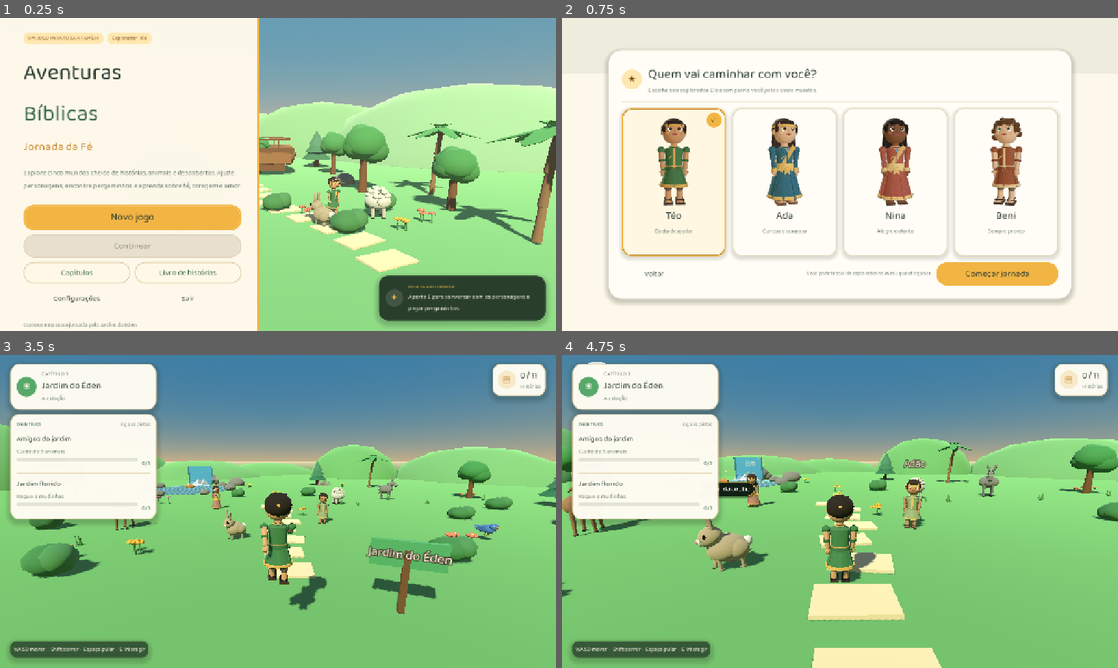
Above: before the commit, frames 1-4 (two rows, left to right).
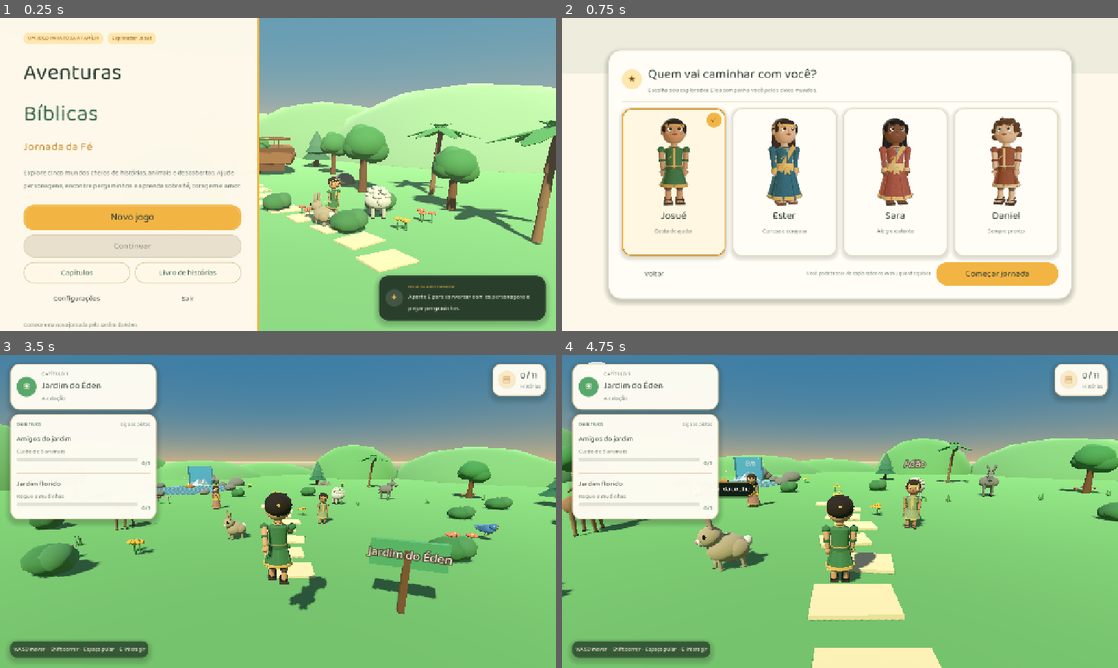
Above: after the commit, the same moments.

Repository: mateuscpa2026/aventuras-biblicas-jornada-da-fe
Game: Godot game, scene res://scenes/main.tscn
Two runs of this game, one before a commit and one after it. Both use one fixed random seed, a clock stepped at 60 frames per second and the inputs below. Sound files missing from this copy of the repository are replaced by a short silence.
Inputs (mouse positions are in pixels of both pictures, inside the frame that each line leads up to):
- Up to frame 1 (0.25 s): no input
- Up to frame 2 (0.75 s): click "Novo jogo" at 0.5 s
- Up to frame 3 (3.5 s): click "Começar jornada" at 1.25 s; click "Começar a explorar" at 2 s; tap Enter (ui_accept) at 2.75 s; move the mouse to (305, 511) at 2.77 s; hold W (move_forward) from 2.78 s (still down); hold E (interact) from 2.78 s (still down); click (305, 511) at 2.92 s; tap Space (jump) at 3.02, 3.32 s
- Up to frame 4 (4.75 s): keep holding W (move_forward); move the mouse to (812, 511) at 3.52 s; release E (interact) at 3.53 s; tap Shift (run) at 3.6 s; tap Space (jump) at 3.77, 4.07 s; move the mouse to (851, 505) at 4.27 s; click (851, 505) at 4.35 s

The runs differ from the first frame. In frame 1, less than 0.1% of the frame differs, in the area x 25-28%, y 4-9%; in frame 2, 0.2%, in the area x 17-83%, y 61-65%; in frame 3, less than 0.1%; in frame 4, nothing differs.

Commit message:
Exploradores com nomes bíblicos: Josué, Daniel, Ester e Sara
Mantém dois meninos e duas meninas, atualiza o chip do menu e os testes,
e documenta a escolha.

Diff:
--- a/scripts/player/player_looks.gd
+++ b/scripts/player/player_looks.gd
@@ -2,12 +2,12 @@
 ## Exploradores que a criança pode escolher para guiar a jornada.
 ## Cada visual usa o mesmo StylizedRig; nenhum recurso externo é necessário.
 
-const DEFAULT_ID := "teo"
+const DEFAULT_ID := "josue"
 
 const LOOKS := [
 	{
-		"id": "teo",
-		"name": "Téo",
+		"id": "josue",
+		"name": "Josué",
 		"tag": "Gosta de ajudar",
 		"colors": {
 			"skin": Color("#d9a273"),
@@ -25,8 +25,8 @@
 		},
 	},
 	{
-		"id": "ada",
-		"name": "Ada",
+		"id": "ester",
+		"name": "Ester",
 		"tag": "Curiosa e corajosa",
 		"colors": {
 			"skin": Color("#eec39c"),
@@ -45,8 +45,8 @@
 		},
 	},
 	{
-		"id": "nina",
-		"name": "Nina",
+		"id": "sara",
+		"name": "Sara",
 		"tag": "Alegre e atenta",
 		"colors": {
 			"skin": Color("#8d5b3c"),
@@ -65,8 +65,8 @@
 		},
 	},
 	{
-		"id": "beni",
-		"name": "Beni",
+		"id": "daniel",
+		"name": "Daniel",
 		"tag": "Sempre pronto",
 		"colors": {
 			"skin": Color("#f0c9a5"),
--- a/scripts/ui/main_menu.gd
+++ b/scripts/ui/main_menu.gd
@@ -52,7 +52,7 @@
 
 	var badge_row := UIKit.hbox(10)
 	badge_row.add_child(UIKit.badge("UM JOGO PARA TODA A FAMÍLIA", Color("#ffe7b0"), Color("#7a4f12"), 12))
-	_explorer_button = _chip("Explorador: Téo")
+	_explorer_button = _chip("Explorador: " + PlayerLooks.name_of(PlayerLooks.DEFAULT_ID))
 	_explorer_button.pressed.connect(_request.bind("explorer_requested"))
 	badge_row.add_child(_explorer_button)
 	content.add_child(badge_row)
--- a/tests/smoke_test.gd
+++ b/tests/smoke_test.gd
@@ -255,9 +255,25 @@
 	for id in ids:
 		unique[id] = true
 	expect(unique.size() == ids.size(), "cada explorador tem identificador próprio")
-	expect(PlayerLooks.is_valid("teo") and not PlayerLooks.is_valid("ninguem"), "validação de explorador")
-	expect(PlayerLooks.is_valid("ada") and PlayerLooks.is_valid("nina") and PlayerLooks.is_valid("beni"),
-		"meninas e meninos podem ser escolhidos")
+	expect(PlayerLooks.is_valid(ids[0]) and not PlayerLooks.is_valid("ninguem"), "validação de explorador")
+	var boys := []
+	var girls := []
+	for id in ids:
+		var gender := str(PlayerLooks.colors(id).get("gender", ""))
+		expect(gender == "male" or gender == "female", "%s tem gênero definido" % id)
+		if gender == "male":
+			boys.append(id)
+		else:
+			girls.append(id)
+	expect(boys.size() == 2 and girls.size() == 2, "dois meninos e duas meninas para escolher")
+	var names := {}
+	for id in ids:
+		var display := PlayerLooks.name_of(id)
+		expect(display != "" and display != "Explorador", "%s tem nome bíblico" % id)
+		names[display] = true
+	expect(names.size() == 4, "os nomes bíblicos são diferentes entre si")
+	expect(names.has("Josué") and names.has("Daniel"), "os meninos têm nomes bíblicos")
+	expect(names.has("Ester") and names.has("Sara"), "as meninas têm nomes bíblicos")
 
 	for id in ids:
 		var colors := PlayerLooks.colors(id)
@@ -276,8 +292,8 @@
 		await get_tree().process_frame
 
 	var original := SaveSystem.get_player_look()
-	SaveSystem.set_player_look("ada")
-	expect(SaveSystem.get_player_look() == "ada", "escolha fica guardada no save")
+	SaveSystem.set_player_look(ids[1])
+	expect(SaveSystem.get_player_look() == ids[1], "escolha fica guardada no save")
 	SaveSystem.set_player_look("nao_existe")
 	expect(SaveSystem.get_player_look() == PlayerLooks.DEFAULT_ID, "explorador inválido volta ao padrão")
 	SaveSystem.set_player_look(original)
@@ -291,14 +307,14 @@
 	expect(screen._previews.size() == 4, "cada cartão tem prévia 3D própria")
 	expect(screen._previews[0]["viewport"].render_target_update_mode == SubViewport.UPDATE_ALWAYS,
 		"prévias são renderizadas ao abrir")
-	screen._select("nina")
-	expect(screen._selected == "nina", "criança pode trocar a seleção")
-	expect(screen._checks["nina"].visible, "marca aparece no explorador escolhido")
-	expect(not screen._checks["teo"].visible, "marca antiga some")
+	screen._select(ids[2])
+	expect(screen._selected == ids[2], "criança pode trocar a seleção")
+	expect(screen._checks[ids[2]].visible, "marca aparece no explorador escolhido")
+	expect(not screen._checks[ids[0]].visible, "marca antiga some")
 	var emitted := []
 	screen.changed.connect(func(look_id): emitted.append(look_id))
 	screen._on_confirm()
-	expect(emitted.size() == 1 and emitted[0] == "nina", "confirmar avisa o explorador escolhido")
+	expect(emitted.size() == 1 and emitted[0] == ids[2], "confirmar avisa o explorador escolhido")
 	screen.hide_screen()
 	expect(not screen.visible, "tela de escolha fecha")
 	expect(screen._previews[0]["viewport"].render_target_update_mode == SubViewport.UPDATE_DISABLED,
Not shown, changed: README.md
Not shown, changed: docs/ARQUITETURA.md
Not shown, changed: docs/RECURSOS_PROVISORIOS.md
Not shown, changed: docs/TESTES.md
